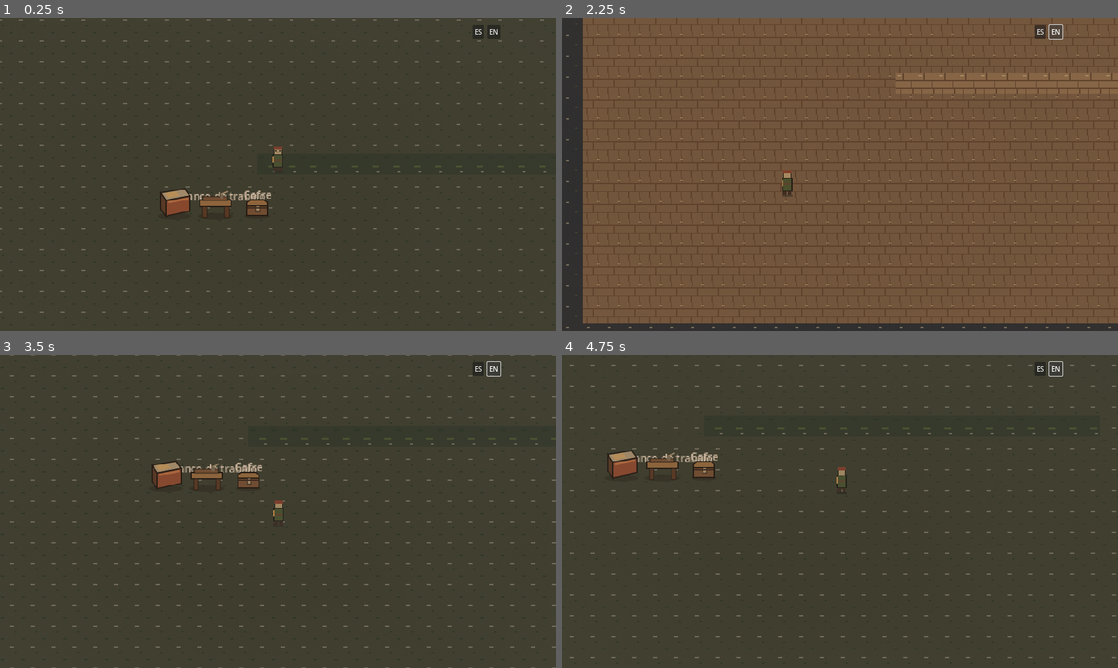
Above: before the commit, frames 1-4 (two rows, left to right).
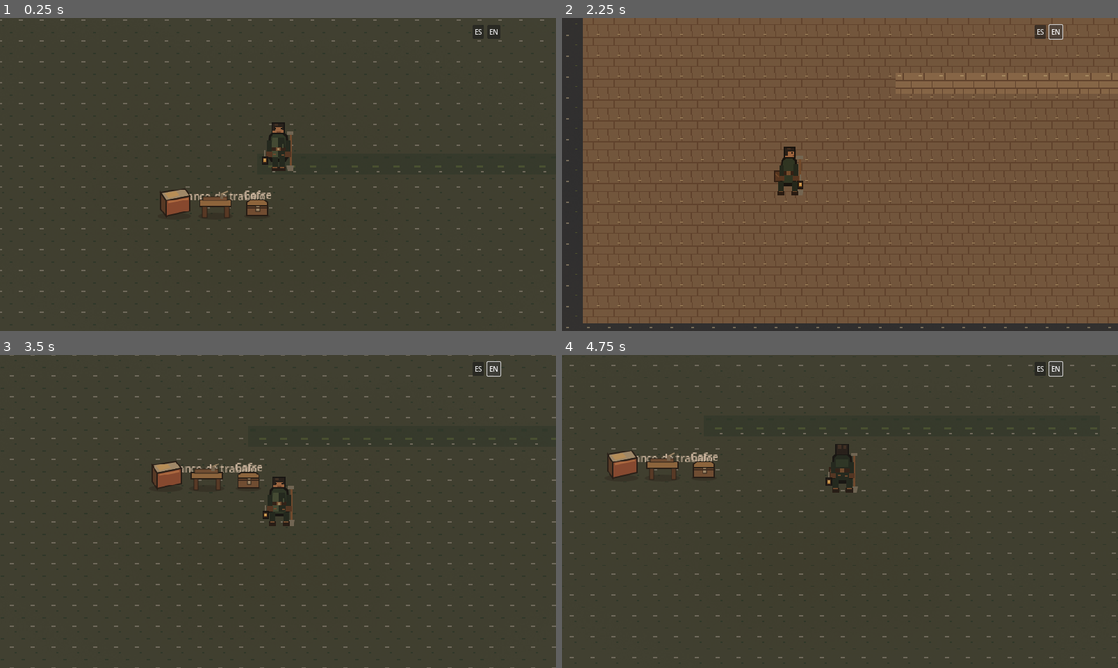
Above: after the commit, the same moments.

Repository: avarap/game1
Game: Godot game, scene res://main.tscn
The game is run twice, just before and just after one commit, with the same random seed, the same clock (stepped at 60 frames per second) and the same inputs.
Inputs:
- Up to frame 1 (0.25 s): no input
- Up to frame 2 (2.25 s): click "ES" at 0.5 s; click "EN" at 1.25 s; tap Enter at 2 s; hold D (move_right) from 2.03 s (still down); hold E (interact) from 2.03 s (still down)
- Up to frame 3 (3.5 s): release D (move_right) at 2.78 s; release E (interact) at 2.78 s; hold S (move_down) from 2.78 s (still down); tap E (interact) at 2.85 s
- Up to frame 4 (4.75 s): release S (move_down) at 3.53 s; hold D (move_right) 3.53-4.28 s; hold E (interact) 3.53-4.28 s; hold W (move_up) from 4.28 s (still down); tap E (interact) at 4.35 s

The runs differ from the first frame. In frame 1, 0.4% of the frame differs, in the area x 47-53%, y 33-50%; in frame 2, 0.5%, in the area x 38-44%, y 41-58%; in frame 3, 0.5%; in frame 4, 0.5%.

Commit message:
feat(characters): wire production 64x96 player atlas

Diff:
--- a/player/player.tscn
+++ b/player/player.tscn
@@ -3,7 +3,7 @@
 [ext_resource type="Script" path="res://player/player.gd" id="1_player"]
 [ext_resource type="Script" path="res://core/components/inventory_component.gd" id="2_inventory"]
 [ext_resource type="Script" path="res://core/components/energy_component.gd" id="3_energy"]
-[ext_resource type="Texture2D" path="res://art/characters/player/player_idle_walk.svg" id="4_sheet"]
+[ext_resource type="Texture2D" path="res://art/characters/player/player_idle_walk_64x96.svg" id="4_sheet"]
 [ext_resource type="Script" path="res://player/player_visual.gd" id="5_visual"]
 
 [sub_resource type="CapsuleShape2D" id="Capsule_player"]
@@ -14,52 +14,52 @@
 
 [sub_resource type="AtlasTexture" id="n_i"]
 atlas = ExtResource("4_sheet")
-region = Rect2(0, 0, 32, 48)
+region = Rect2(0, 0, 64, 96)
 [sub_resource type="AtlasTexture" id="n_w"]
 atlas = ExtResource("4_sheet")
-region = Rect2(32, 0, 32, 48)
+region = Rect2(64, 0, 64, 96)
 [sub_resource type="AtlasTexture" id="ne_i"]
 atlas = ExtResource("4_sheet")
-region = Rect2(0, 48, 32, 48)
+region = Rect2(0, 96, 64, 96)
 [sub_resource type="AtlasTexture" id="ne_w"]
 atlas = ExtResource("4_sheet")
-region = Rect2(32, 48, 32, 48)
+region = Rect2(64, 96, 64, 96)
 [sub_resource type="AtlasTexture" id="e_i"]
 atlas = ExtResource("4_sheet")
-region = Rect2(0, 96, 32, 48)
+region = Rect2(0, 192, 64, 96)
 [sub_resource type="AtlasTexture" id="e_w"]
 atlas = ExtResource("4_sheet")
-region = Rect2(32, 96, 32, 48)
+region = Rect2(64, 192, 64, 96)
 [sub_resource type="AtlasTexture" id="se_i"]
 atlas = ExtResource("4_sheet")
-region = Rect2(0, 144, 32, 48)
+region = Rect2(0, 288, 64, 96)
 [sub_resource type="AtlasTexture" id="se_w"]
 atlas = ExtResource("4_sheet")
-region = Rect2(32, 144, 32, 48)
+region = Rect2(64, 288, 64, 96)
 [sub_resource type="AtlasTexture" id="s_i"]
 atlas = ExtResource("4_sheet")
-region = Rect2(0, 192, 32, 48)
+region = Rect2(0, 384, 64, 96)
 [sub_resource type="AtlasTexture" id="s_w"]
 atlas = ExtResource("4_sheet")
-region = Rect2(32, 192, 32, 48)
+region = Rect2(64, 384, 64, 96)
 [sub_resource type="AtlasTexture" id="sw_i"]
 atlas = ExtResource("4_sheet")
-region = Rect2(0, 240, 32, 48)
+region = Rect2(0, 480, 64, 96)
 [sub_resource type="AtlasTexture" id="sw_w"]
 atlas = ExtResource("4_sheet")
-region = Rect2(32, 240, 32, 48)
+region = Rect2(64, 480, 64, 96)
 [sub_resource type="AtlasTexture" id="w_i"]
 atlas = ExtResource("4_sheet")
-region = Rect2(0, 288, 32, 48)
+region = Rect2(0, 576, 64, 96)
 [sub_resource type="AtlasTexture" id="w_w"]
 atlas = ExtResource("4_sheet")
-region = Rect2(32, 288, 32, 48)
+region = Rect2(64, 576, 64, 96)
 [sub_resource type="AtlasTexture" id="nw_i"]
 atlas = ExtResource("4_sheet")
-region = Rect2(0, 336, 32, 48)
+region = Rect2(0, 672, 64, 96)
 [sub_resource type="AtlasTexture" id="nw_w"]
 atlas = ExtResource("4_sheet")
-region = Rect2(32, 336, 32, 48)
+region = Rect2(64, 672, 64, 96)
 
 [sub_resource type="SpriteFrames" id="SpriteFrames_player"]
 animations = [{"frames":[{"duration":1.0,"texture":SubResource("e_i")}],"loop":true,"name":&"idle_e","speed":1.0},{"fra …(1551 unchanged characters)…
@@ -72,7 +72,7 @@
 texture_filter = 1
 sprite_frames = SubResource("SpriteFrames_player")
 animation = &"idle_s"
-offset = Vector2(0, -24)
+offset = Vector2(0, -48)
 script = ExtResource("5_visual")
 
 [node name="CollisionShape2D" type="CollisionShape2D" parent="."]
